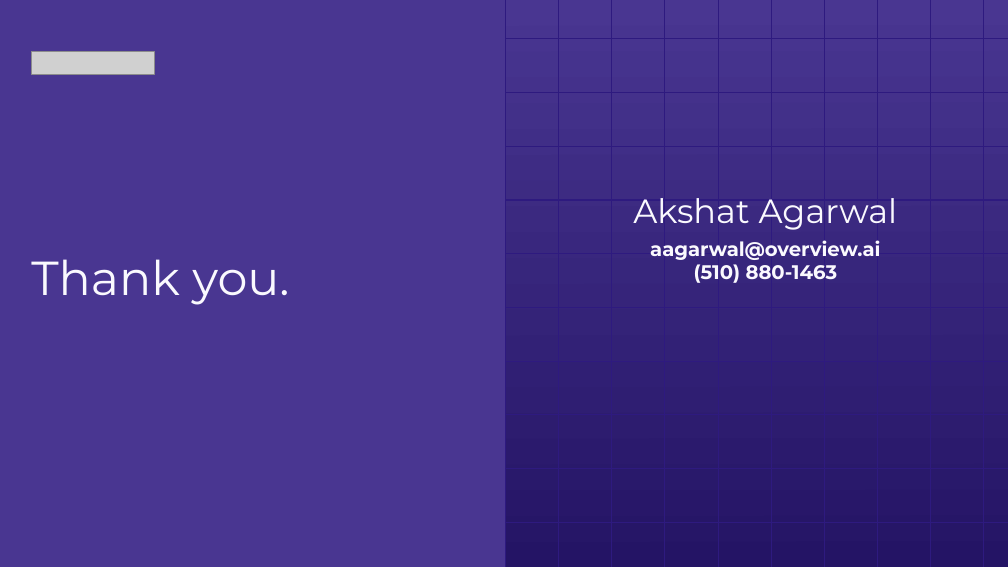
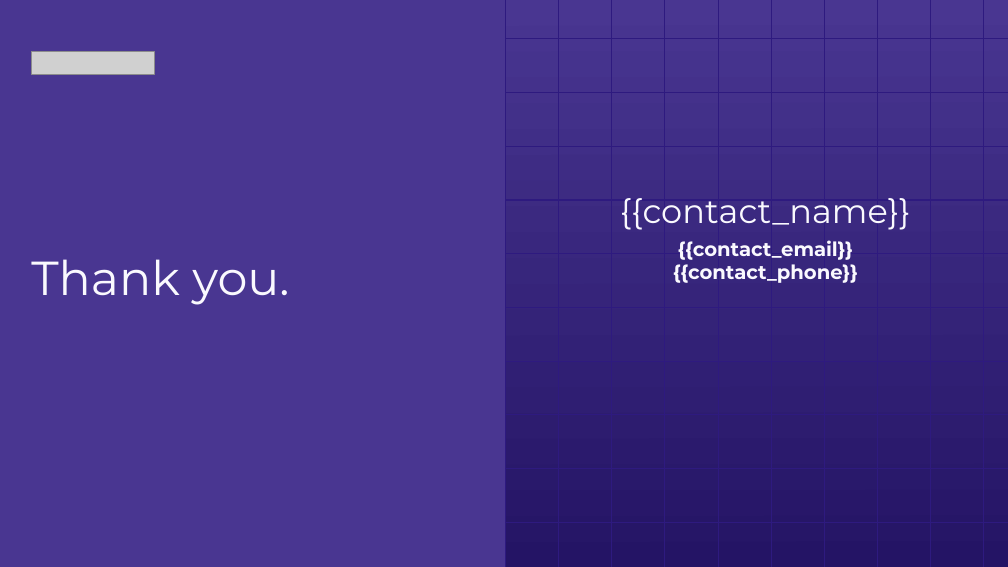
Before and after one commit to skrishnan99/ov_screenshot_generator, a slide deck: slide 1 of skills/overview-deck/assets/skeletons/thank_you.pptx. Drawn at 1008x567 pixels with LibreOffice and Linux fonts; fonts in the diff are those of the drawing; grey boxes stand for pictures. Boxes give left, top, right and bottom in pixels: in the first picture for what was removed or moved away, otherwise in the second. Text is boxed around its words. In the diff, an @@ line names an element or a change of style, - is before the commit and + after.

```diff
--- a/skills/overview-deck/assets/skeletons/thank_you.pptx
+++ b/skills/overview-deck/assets/skeletons/thank_you.pptx
@@ text at [620,198,910,230]: text changed @@
-Akshat Agarwal
+{{contact_name}}
@@ text at [673,240,858,283]: text changed @@
-aagarwal@overview.ai
-(510) 880-1463
+{{contact_email}}
+{{contact_phone}}
```
Also in this commit, not shown: 9 other files.
